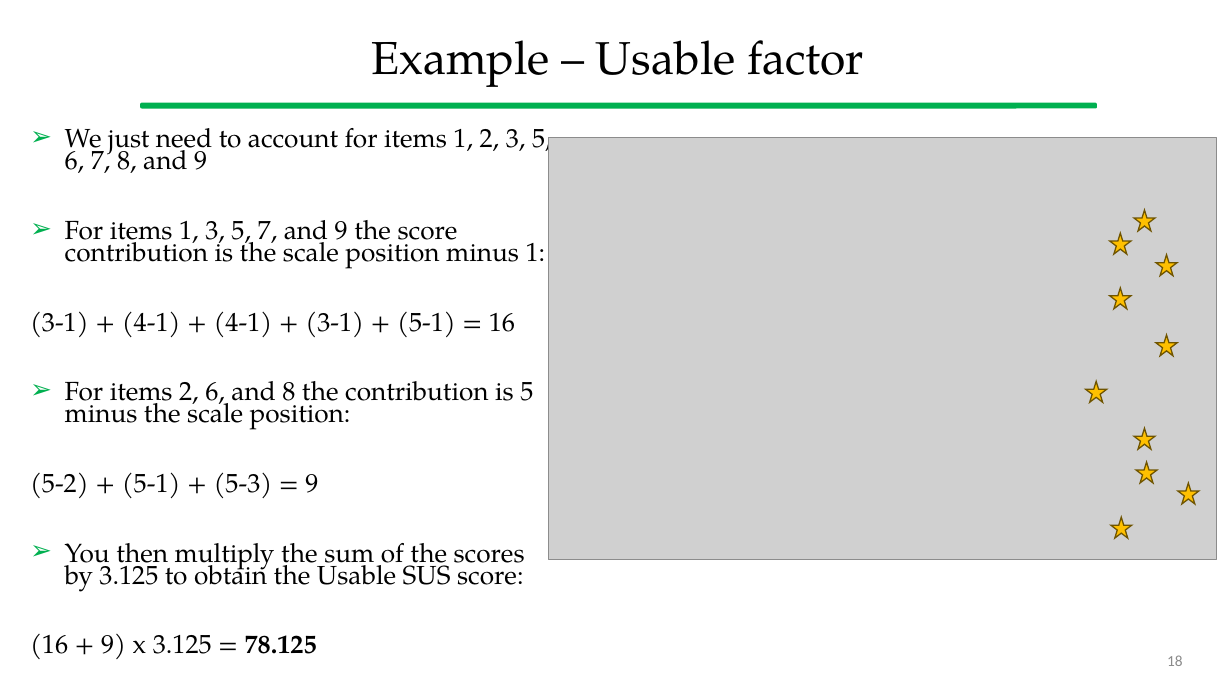
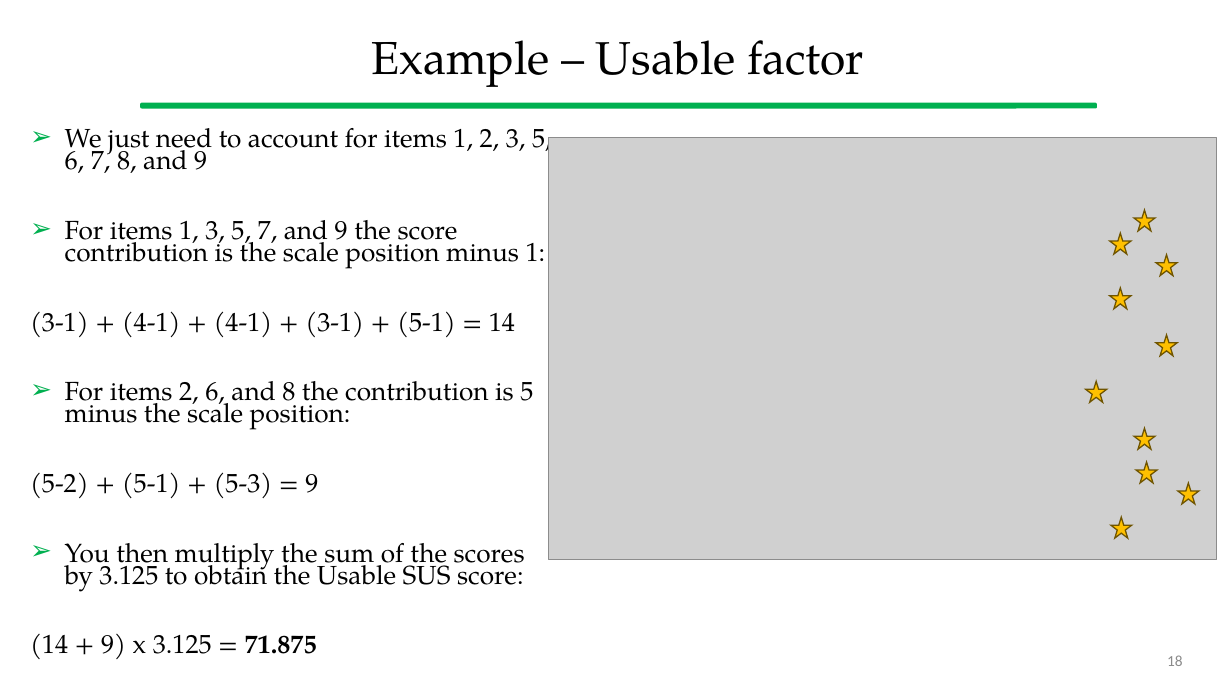
Before and after one commit to gcappon/bwthw, a slide deck: slide 18 of theory_11-usability_evaluation/theory_11-usability_evaluation.pptx. Drawn at 1232x693 pixels with LibreOffice and Linux fonts; fonts in the diff are those of the drawing; grey boxes stand for pictures. Boxes give left, top, right and bottom in pixels: in the first picture for what was removed or moved away, otherwise in the second. Text is boxed around its words. In the diff, an @@ line names an element or a change of style, - is before the commit and + after.

```diff
--- a/theory_11-usability_evaluation/theory_11-usability_evaluation.pptx
+++ b/theory_11-usability_evaluation/theory_11-usability_evaluation.pptx
@@ text at box(30, 311, 515, 337): text changed @@
-(3-1) + (4-1) + (4-1) + (3-1) + (5-1) = 16
+(3-1) + (4-1) + (4-1) + (3-1) + (5-1) = 14
@@ text at box(30, 634, 317, 659): text changed @@
-(16 + 9) x 3.125 = 78.125
+(14 + 9) x 3.125 = 71.875
```
Also in this commit, not shown: 3 other slides changed, 1 other file.
